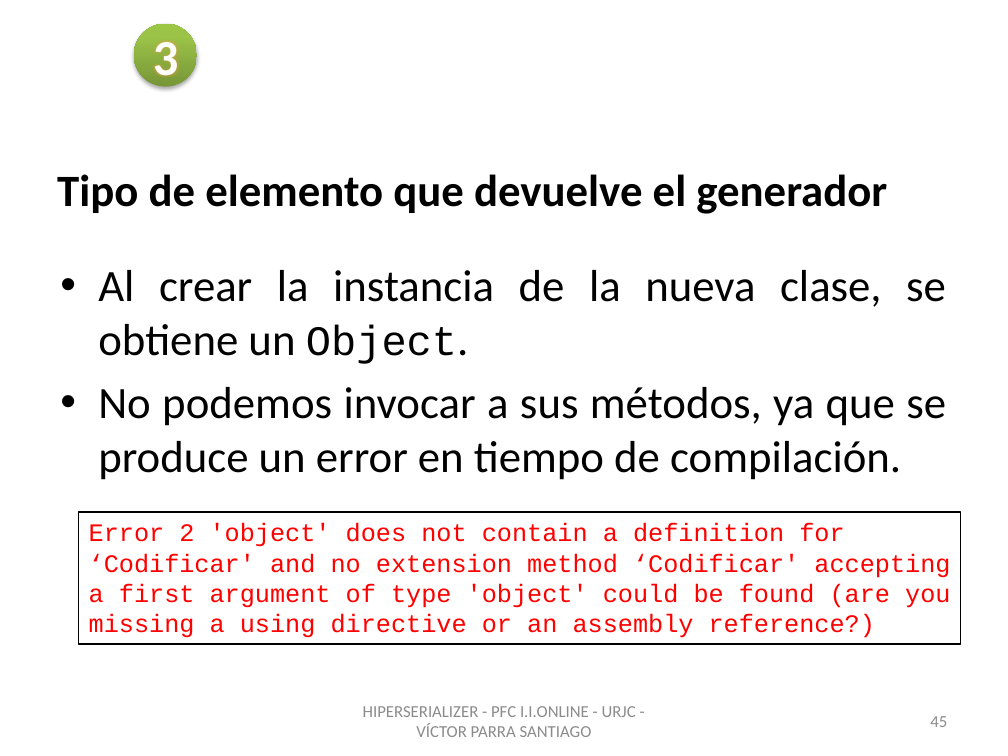
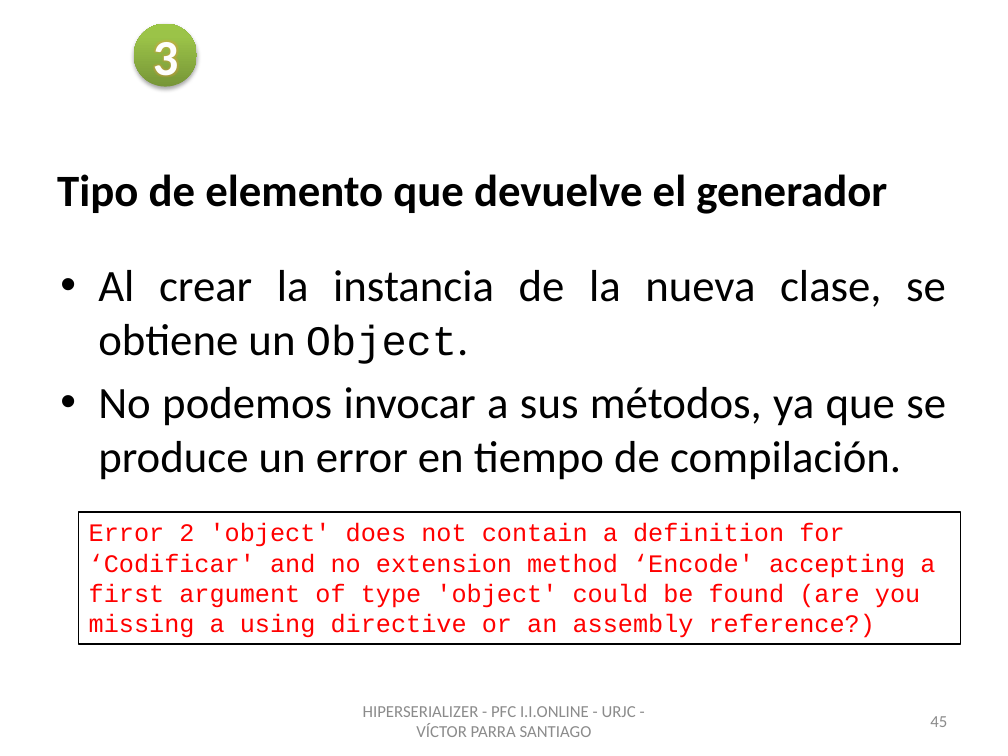
Before and after one commit to vitiparra/ProyectoFinDeCarrera, a slide deck: slide 45 of Memoria/PFC HiperSerializer OK.pptx. Drawn at 1008x756 pixels with LibreOffice and Linux fonts; fonts in the diff are those of the drawing; background and template pictures are left out. Boxes give left, top, right and bottom in pixels: in the first picture for what was removed or moved away, otherwise in the second. Text is boxed around its words. In the diff, an @@ line names an element or a change of style, - is before the commit and + after.

Commit message:
Presentacion

```diff
--- a/Memoria/PFC HiperSerializer OK.pptx
+++ b/Memoria/PFC HiperSerializer OK.pptx
@@ text in rectangle at (89, 523, 935, 638): text changed @@
-Error 2 'object' does not contain a definition for ‘Codificar' and no extension method ‘Codificar' accepting a first argument of type 'object' could be found (are you missing a using directive or an assembly reference?)
+Error 2 'object' does not contain a definition for ‘Codificar' and no extension method ‘Encode' accepting a first argument of type 'object' could be found (are you missing a using directive or an assembly reference?)
```
Also in this commit, not shown: 6 other slides changed, 1 slide added.
